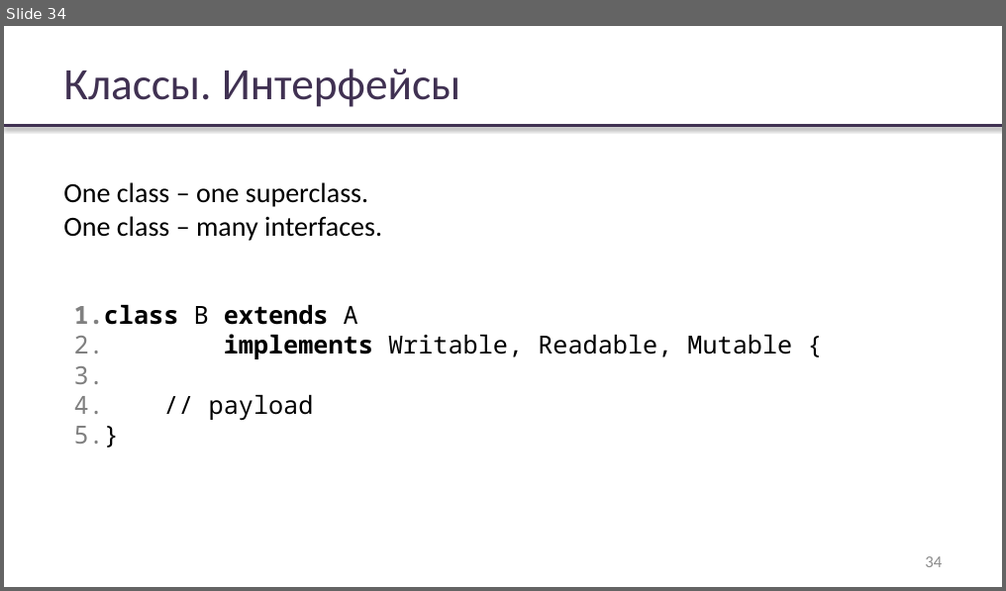
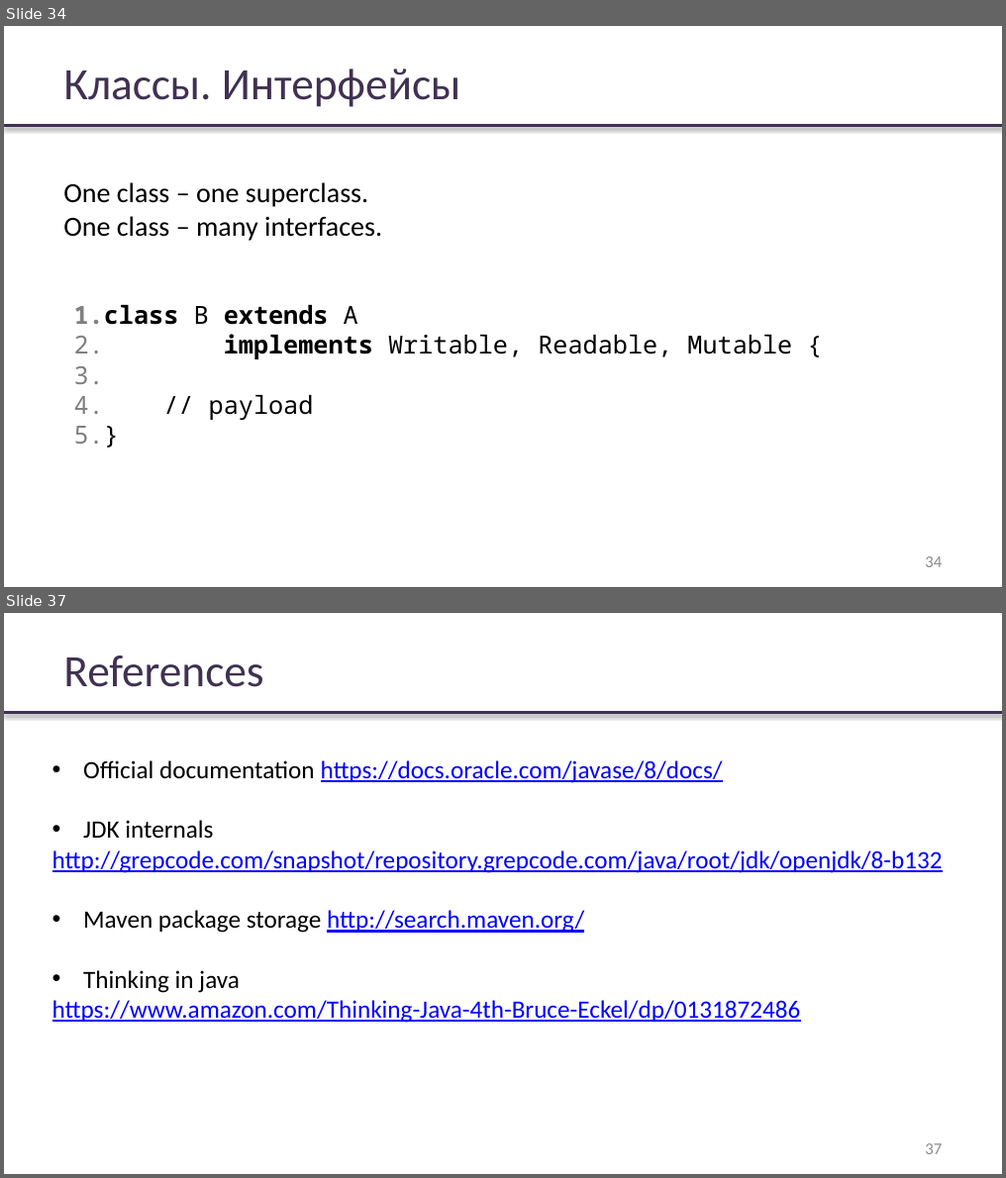
Before and after one commit to rybalkinsd/atom, a slide deck: lecture1/presentation/lecture01.pptx. Shown one above the other, each under a label of ours: slide 34 before the commit, slides 34 and 37 after it; the slides between them are not shown. The pictures are 1006x591 and 1006x1178 pixels, drawn with LibreOffice and Linux fonts; fonts in the diff are those of the drawing; background and template pictures are left out. Boxes give left, top, right and bottom in pixels: in the first picture for what was removed or moved away, otherwise in the second. Text is boxed around its words. In the diff, an @@ line names an element or a change of style, - is before the commit and + after.

```diff
--- a/lecture1/presentation/lecture01.pptx
+++ b/lecture1/presentation/lecture01.pptx
@@ slide 37 added at bbox=[4, 613, 1002, 1174], background #FFFFFF; not listed: 1 template element that a slide beside it also shows @@
@@ title added at bbox=[63, 656, 263, 687], 32.4 pt, text #403152 @@
+References
@@ text added at bbox=[53, 761, 943, 1023], 18 pt, text #0000FF, underline @@
+• Official documentation https://docs.oracle.com/javase/8/docs/
+• JDK internals
+http://grepcode.com/snapshot/repository.grepcode.com/java/root/jdk/openjdk/8-b132
+• Maven package storage http://search.maven.org/
+• Thinking in java
+https://www.amazon.com/Thinking-Java-4th-Bruce-Eckel/dp/0131872486
@@ page number added at bbox=[925, 1144, 942, 1155], 12 pt, text #8C8C8C @@
+37
```
Also in this commit, not shown: 2 slides changed, 2 other slides added, 1 other file.
